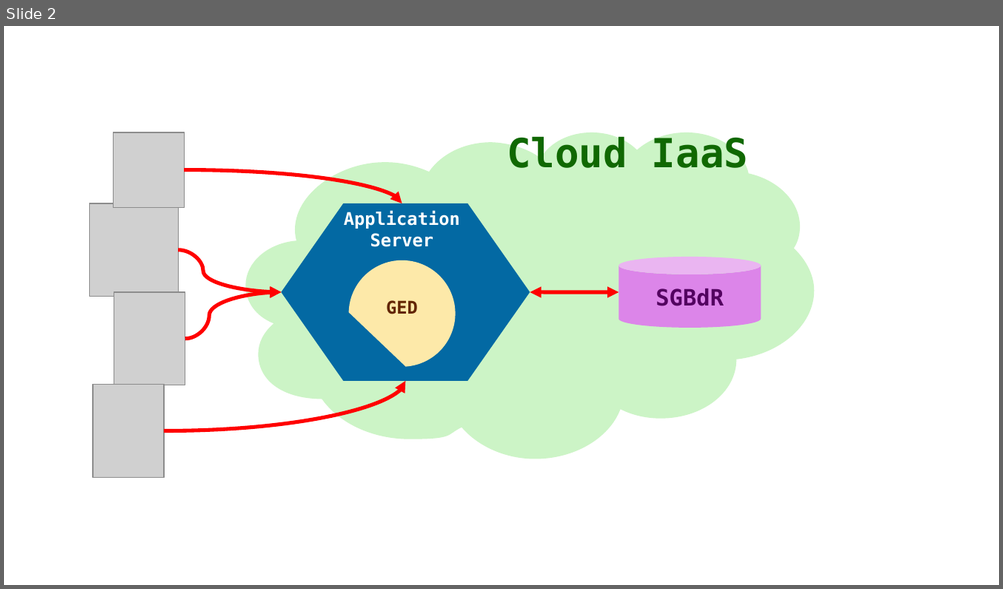
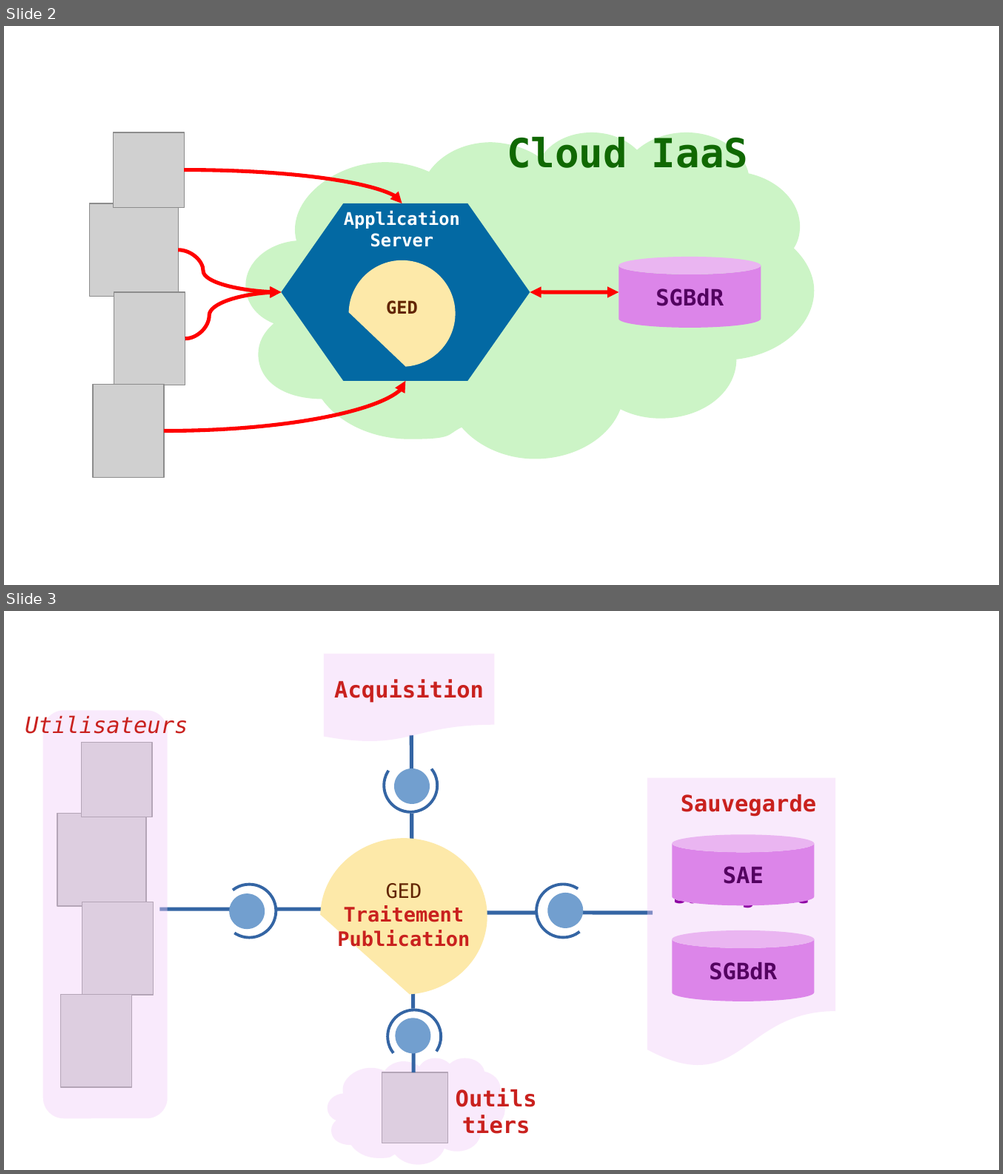
Before and after one commit to gattardm/P9, a slide deck: Sources/diagrammes.odp. Shown one above the other, each under a label of ours: slide 2 before the commit, slides 2 and 3 after it. The pictures are 1003x589 and 1003x1174 pixels, drawn with LibreOffice and Linux fonts; fonts in the diff are those of the drawing; grey boxes stand for pictures. Boxes give left, top, right and bottom in pixels: in the first picture for what was removed or moved away, otherwise in the second. Text is boxed around its words. In the diff, an @@ line names an element or a change of style, - is before the commit and + after.

```diff
--- a/Sources/diagrammes.odp
+++ b/Sources/diagrammes.odp
@@ slide 3 added at (4,611,999,1170), background #FFFFFF @@
@@ flow chart document added at (324,653,494,742), fill #F2CBF8 at 40% opacity, 18 pt, text #C9211E, bold @@
+Acquisition
@@ text added at (25,715,188,734), 18 pt, text #C9211E, italic @@
+Utilisateurs
@@ rounded rectangle added at (42,710,168,1119), fill #F2CBF8 at 40% opacity @@
@@ group added at (57,743,153,1088): 4 pictures @@
@@ line added from (411, 735) to (411, 771), #3465A4 3 pt @@
@@ arc (boxed as its full ellipse) added at (384,759,437,812), outline #3465A4 2.3 pt @@
@@ ellipse added at (394,769,429,804), fill #729FCF @@
@@ flow chart document added at (648,778,836,1070), fill #F2CBF8 at 40% opacity, 18 pt, text #8E03A3, bold @@
+Sauvegarde
@@ text added at (680,795,816,816), 18 pt, text #C9211E, bold @@
+Sauvegarde
@@ line added from (412, 814) to (412, 885), #3465A4 3 pt @@
@@ chord (boxed as its full ellipse) added at (320,838,486,994), fill #FDE9A9 @@
@@ cylinder added at (672,834,814,906), fill #DC85E9, 18 pt, text #530260, bold @@
+SAE
@@ arc (boxed as its full ellipse) added at (222,885,276,937), outline #3465A4 2.3 pt @@
@@ ellipse added at (230,894,264,928), fill #729FCF @@
@@ text added at (337,883,469,950), 16 pt, text #C9211E, bold @@
+GED
+Traitement
+Publication
@@ arc (boxed as its full ellipse) added at (537,885,590,937), outline #3465A4 2.3 pt @@
@@ ellipse added at (547,894,583,928), fill #729FCF @@
@@ line added from (230, 910) to (160, 910), #3465A4 3 pt @@
@@ line added from (325, 910) to (276, 910), #3465A4 3 pt @@
@@ line added from (465, 914) to (537, 914), #3465A4 3 pt @@
@@ line added from (582, 914) to (653, 914), #3465A4 3 pt @@
@@ line added from (412, 1009) to (412, 937), #3465A4 3 pt @@
@@ cylinder added at (672,931,814,1002), fill #DC85E9, 18 pt, text #530260, bold @@
+SGBdR
@@ arc (boxed as its full ellipse) added at (387,1011,441,1064), outline #3465A4 2.3 pt @@
@@ ellipse added at (395,1018,430,1054), fill #729FCF @@
@@ line added from (414, 1073) to (414, 1051), #3465A4 3 pt @@
@@ freeform shape added at (327,1059,505,1165), fill #F2CBF8 at 40% opacity @@
@@ picture added at (382,1073,448,1145) @@
@@ text added at (455,1088,537,1134), 18 pt, text #C9211E, bold @@
+Outils tiers
```
Also in this commit, not shown: 1 other slide added, 4 other files.
